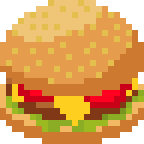
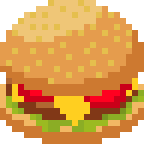
Layers edited between the first and the second 144 × 144 image:
painted on "top" over left=102, top=48, right=132, bottom=78
